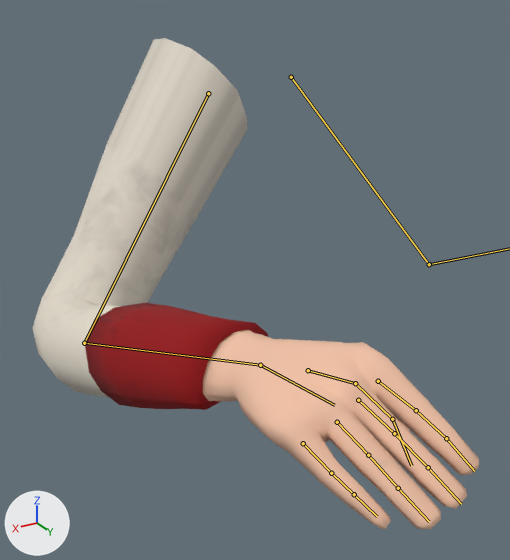
Renders of the FBX model Game/res/assets/models/Animation/Character/RightArm.fbx from each side of a commit.
Camera for both pictures: a 50 mm lens placed at (41.0, 63.4, 6.4), pointed at (13.7, 17.8, -16.4). The lights are fixed; the arrows at lower left show +X, +Y and +Z. Both versions are drawn at frame 544 of the action 'Armature|Idle_L'; the numbers are the values there. The bones that bend it are drawn over the model as lines.
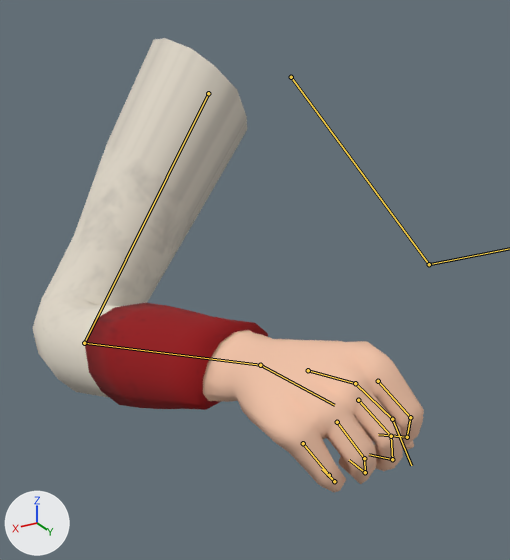
Where the change shows, as pixel boxes (x1, y1, x2, y2) in the pictures (510 x 560 px):
'Cube', posed (12% narrower, 8% shorter): before (32, 38, 479, 529); after (32, 38, 424, 492)
bone 'R_Pointer', root to tip: before (378, 381) to (416, 410); after (378, 381) to (410, 417)
bone 'R_Pointer.001', root to tip: before (416, 410) to (446, 438); after (410, 417) to (407, 437)
bone 'R_Pointer.002', root to tip: before (446, 438) to (474, 471); after (407, 437) to (378, 434)
bone 'R_Middle', root to tip: before (358, 400) to (394, 433); after (358, 400) to (391, 436)
bone 'R_Middle.001', root to tip: before (394, 433) to (428, 467); after (391, 436) to (392, 459)
bone 'R_Middle.002', root to tip: before (428, 467) to (461, 504); after (392, 459) to (369, 454)
bone 'R_Ring', root to tip: before (337, 422) to (368, 455); after (337, 422) to (364, 458)
bone 'R_Ring.001', root to tip: before (368, 455) to (398, 488); after (364, 458) to (365, 472)
bone 'R_Ring.002', root to tip: before (398, 488) to (429, 521); after (365, 472) to (349, 460)
bone 'R_Pinky', root to tip: before (303, 443) to (331, 473); after (303, 443) to (329, 475)
bone 'R_Pinky.001', root to tip: before (331, 473) to (354, 494); after (329, 475) to (334, 481)
bone 'R_Pinky.002', root to tip: before (354, 494) to (377, 516); after (334, 481) to (322, 469)

Diff of the bpy script that builds the scene:
```diff
--- a/Game/res/assets/models/Animation/Character/RightArm.fbx.py
+++ b/Game/res/assets/models/Animation/Character/RightArm.fbx.py
@@ bone_r_pointer @@
 bone_r_pointer = bpy.data.objects['Armature'].pose.bones['R_Pointer']  # child of 'R_Hand'
-bone_r_pointer.rotation_quaternion = (0.958, 0.0, 0.0, 0.288)  # degrees (0, 0, 33)
+bone_r_pointer.rotation_quaternion = (0.896, 0.047, 0.03, 0.441)  # degrees (6, 1, 53)
@@ bone_r_pointer_001 @@
 bone_r_pointer_001 = bpy.data.objects['Armature'].pose.bones['R_Pointer.001']  # child of 'R_Pointer'
-bone_r_pointer_001.rotation_quaternion = (1.0, 0.0, 0.0, 0.0)  # degrees (0, 0, 0)
+bone_r_pointer_001.rotation_quaternion = (0.872, 0.162, -0.005, 0.461)  # degrees (16, -9, 54)
@@ bone_r_pointer_002 @@
 bone_r_pointer_002 = bpy.data.objects['Armature'].pose.bones['R_Pointer.002']  # child of 'R_Pointer.001'
-bone_r_pointer_002.rotation_quaternion = (1.0, 0.0, 0.0, 0.0)  # degrees (0, 0, 0)
+bone_r_pointer_002.rotation_quaternion = (0.923, 0.024, 0.002, 0.383)  # degrees (3, -1, 45)
@@ bone_r_middle @@
 bone_r_middle = bpy.data.objects['Armature'].pose.bones['R_Middle']  # child of 'R_Hand'
-bone_r_middle.rotation_quaternion = (0.958, 0.0, 0.0, 0.288)  # degrees (0, 0, 33)
+bone_r_middle.rotation_quaternion = (0.913, 0.027, 0.023, 0.406)  # degrees (4, 1, 48)
@@ bone_r_middle_001 @@
 bone_r_middle_001 = bpy.data.objects['Armature'].pose.bones['R_Middle.001']  # child of 'R_Middle'
-bone_r_middle_001.rotation_quaternion = (1.0, 0.0, 0.0, 0.0)  # degrees (0, 0, 0)
+bone_r_middle_001.rotation_quaternion = (0.887, 0.087, 0.012, 0.454)  # degrees (10, -3, 54)
@@ bone_r_middle_002 @@
 bone_r_middle_002 = bpy.data.objects['Armature'].pose.bones['R_Middle.002']  # child of 'R_Middle.001'
-bone_r_middle_002.rotation_quaternion = (1.0, 0.0, 0.0, 0.0)  # degrees (0, 0, 0)
+bone_r_middle_002.rotation_quaternion = (0.914, 0.06, 0.003, 0.401)  # degrees (6, -3, 47)
@@ bone_r_ring @@
 bone_r_ring = bpy.data.objects['Armature'].pose.bones['R_Ring']  # child of 'R_Hand'
-bone_r_ring.rotation_quaternion = (0.958, 0.0, 0.0, 0.288)  # degrees (0, 0, 33)
+bone_r_ring.rotation_quaternion = (0.89, 0.008, -0.011, 0.455)  # degrees (0, -2, 54)
@@ bone_r_ring_001 @@
 bone_r_ring_001 = bpy.data.objects['Armature'].pose.bones['R_Ring.001']  # child of 'R_Ring'
-bone_r_ring_001.rotation_quaternion = (1.0, 0.0, 0.0, 0.0)  # degrees (0, 0, 0)
+bone_r_ring_001.rotation_quaternion = (0.885, 0.075, -0.02, 0.459)  # degrees (7, -6, 54)
@@ bone_r_ring_002 @@
 bone_r_ring_002 = bpy.data.objects['Armature'].pose.bones['R_Ring.002']  # child of 'R_Ring.001'
-bone_r_ring_002.rotation_quaternion = (1.0, 0.0, 0.0, 0.0)  # degrees (0, 0, 0)
+bone_r_ring_002.rotation_quaternion = (0.931, 0.086, -0.004, 0.356)  # degrees (9, -4, 42)
@@ bone_r_pinky @@
 bone_r_pinky = bpy.data.objects['Armature'].pose.bones['R_Pinky']  # child of 'R_Hand'
-bone_r_pinky.rotation_quaternion = (0.958, 0.0, 0.0, 0.288)  # degrees (0, 0, 33)
+bone_r_pinky.rotation_quaternion = (0.854, 0.005, -0.02, 0.519)  # degrees (-1, -2, 63)
@@ bone_r_pinky_001 @@
 bone_r_pinky_001 = bpy.data.objects['Armature'].pose.bones['R_Pinky.001']  # child of 'R_Pinky'
-bone_r_pinky_001.rotation_quaternion = (1.0, 0.0, 0.0, 0.0)  # degrees (0, 0, 0)
+bone_r_pinky_001.rotation_quaternion = (0.903, 0.162, -0.007, 0.398)  # degrees (17, -8, 46)
@@ bone_r_pinky_002 @@
 bone_r_pinky_002 = bpy.data.objects['Armature'].pose.bones['R_Pinky.002']  # child of 'R_Pinky.001'
-bone_r_pinky_002.rotation_quaternion = (1.0, 0.0, 0.0, 0.0)  # degrees (0, 0, 0)
+bone_r_pinky_002.rotation_quaternion = (0.931, 0.137, -0.003, 0.338)  # degrees (15, -6, 39)
```
